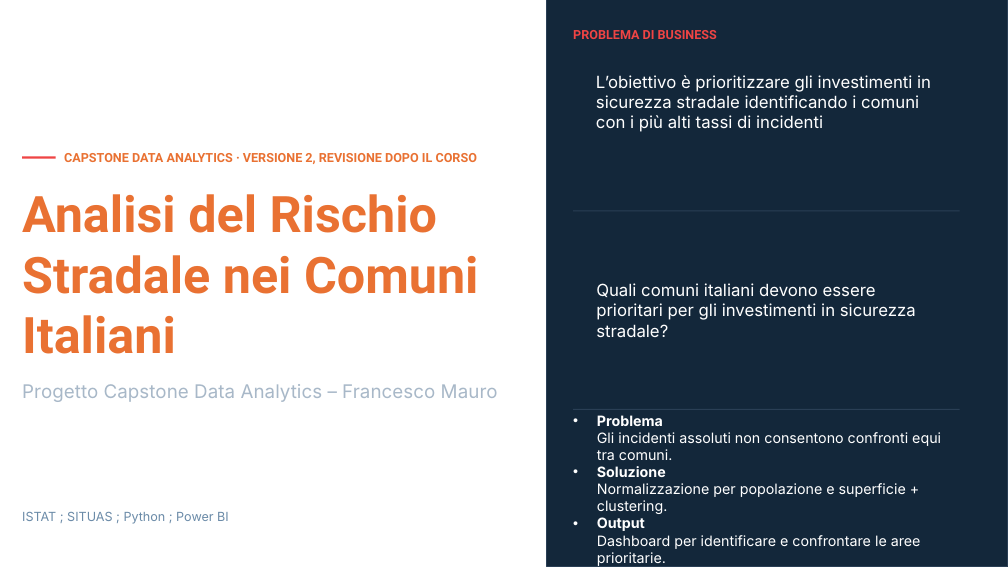
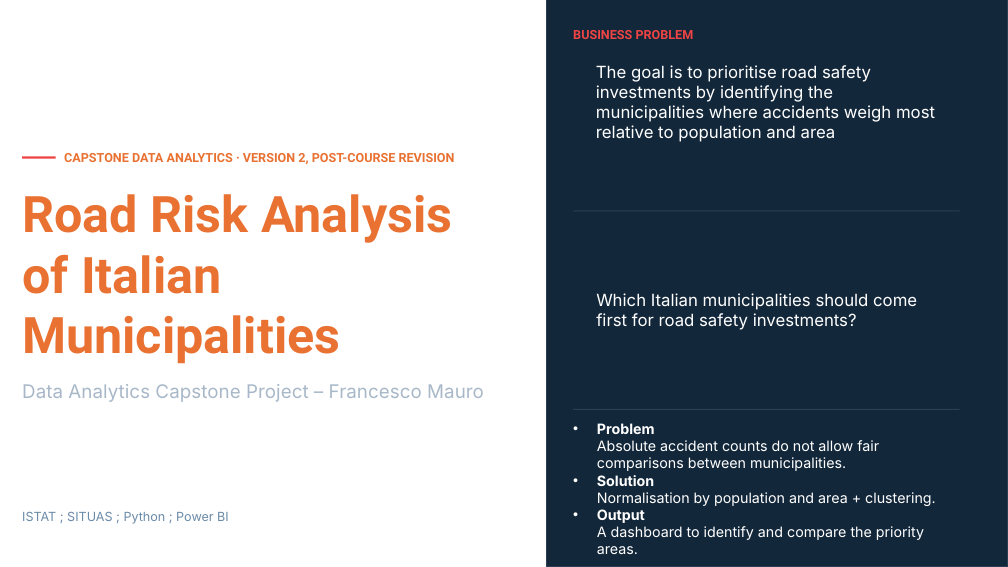
Before and after one commit to francesco-mauro/capston_project_final, a slide deck: slide 1 of Slide deck capstone project.pptx. Drawn at 1008x567 pixels with LibreOffice and Linux fonts; fonts in the diff are those of the drawing. Boxes give left, top, right and bottom in pixels: in the first picture for what was removed or moved away, otherwise in the second. Text is boxed around its words. In the diff, an @@ line names an element or a change of style, - is before the commit and + after.

Commit message:
docs: README and slide deck in English
The README and the five slides are now in English, like the notebook and the dashboard. Slide 1 states the goal in terms of priority, not of accident rates alone. One dashboard label aligned to British spelling. The Italian versions stay in the history, at commit 7eceb5f.

```diff
--- a/Slide deck capstone project.pptx
+++ b/Slide deck capstone project.pptx
@@ text at (x1=573, y1=30, x2=694, y2=39): text changed @@
-PROBLEMA DI BUSINESS
+BUSINESS PROBLEM
@@ text at (x1=596, y1=65, x2=935, y2=142): text changed @@
-L’obiettivo è prioritizzare gli investimenti in sicurezza stradale identificando i comuni con i più alti tassi di incidenti
+The goal is to prioritise road safety investments by identifying the municipalities where accidents weigh most relative to population and area
@@ text at (x1=64, y1=153, x2=455, y2=164): text changed @@
-CAPSTONE DATA ANALYTICS · VERSIONE 2, REVISIONE DOPO IL CORSO
+CAPSTONE DATA ANALYTICS · VERSION 2, POST-COURSE REVISION
@@ text at (x1=22, y1=194, x2=452, y2=364): text changed @@
-Analisi del Rischio Stradale nei Comuni Italiani
+Road Risk Analysis of Italian Municipalities
@@ text at (x1=596, y1=293, x2=917, y2=330): text changed @@
-Quali comuni italiani devono essere prioritari per gli investimenti in sicurezza stradale?
+Which Italian municipalities should come first for road safety investments?
@@ text at (x1=22, y1=384, x2=484, y2=402): text changed @@
-Progetto Capstone Data Analytics – Francesco Mauro
+Data Analytics Capstone Project – Francesco Mauro
@@ text at (x1=597, y1=423, x2=936, y2=554): text changed @@
-• Problema
-  Gli incidenti assoluti non consentono confronti equi tra comuni.
-• Soluzione
-  Normalizzazione per popolazione e superficie + clustering.
-• Output
-  Dashboard per identificare e confrontare le aree prioritarie.
+• Problem
+  Absolute accident counts do not allow fair comparisons between municipalities.
+• Solution
+  Normalisation by population and area + clustering.
+• Output
+  A dashboard to identify and compare the priority areas.
```
Also in this commit, not shown: 3 other slides changed, 1 slide added, 1 slide removed, 2 other files.
